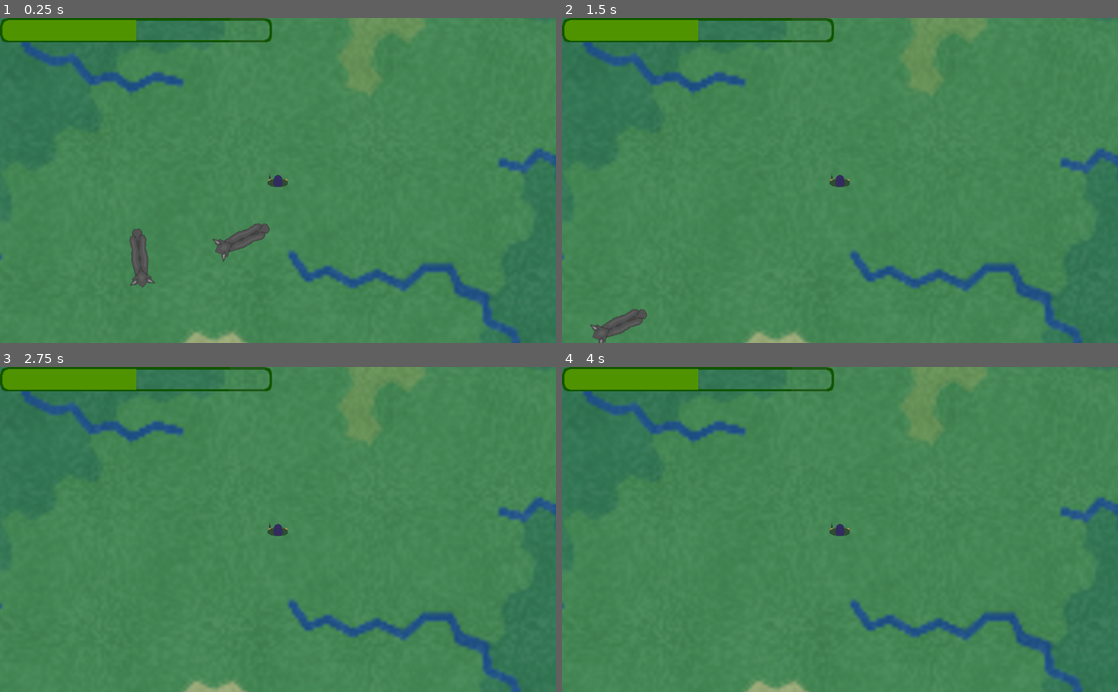
Above: before the commit, frames 1-4 (two rows, left to right).
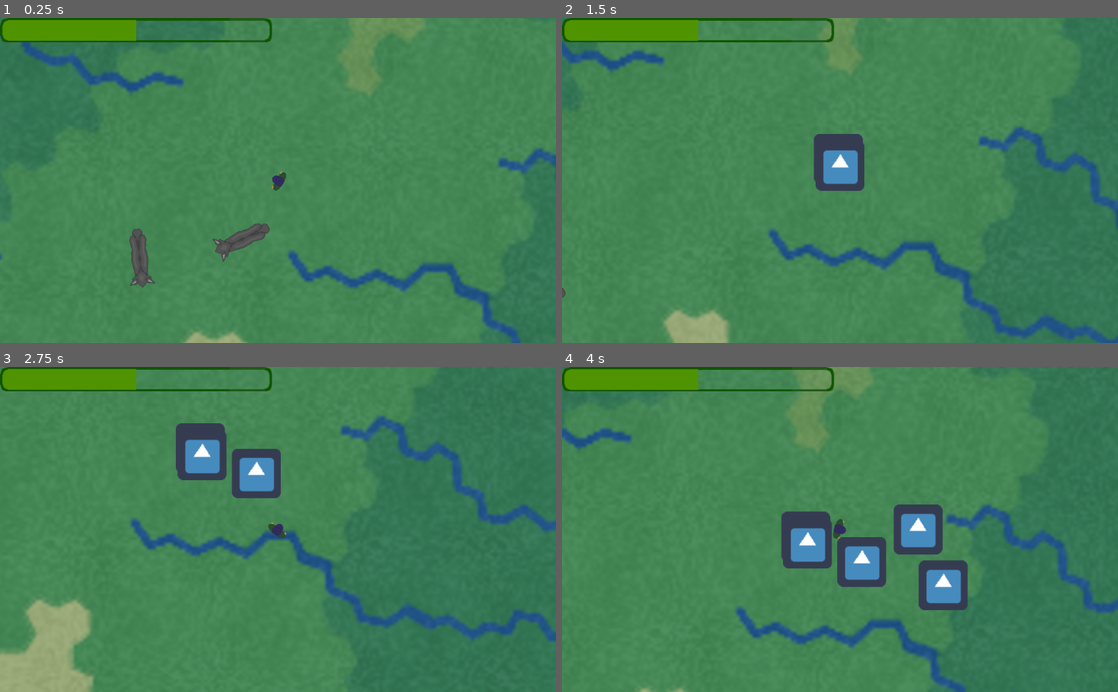
Above: after the commit, the same moments.

Repository: 32BitFlame/capstone-2019
Game: Godot game, scene res://TestRoom.tscn
Two runs of this game, one before a commit and one after it. Both use one fixed random seed, a clock stepped at 60 frames per second and the inputs below. The engine's default icon, where the game draws it, is replaced by a stand-in: a white triangle on a blue panel in a dark square.
Inputs (mouse positions are in pixels of both pictures, inside the frame that each line leads up to):
- Up to frame 1 (0.25 s): no input
- Up to frame 2 (1.5 s): tap Enter (ui_accept) at 0.5, 0.77 s; move the mouse to (962, 164) at 0.52 s; press the mouse at (962, 164) at 0.53 s; hold D (ui_right) 0.53-1.28 s; move the mouse to (728, 196) at 1.27 s; release the mouse at (728, 196) at 1.28 s; hold S (ui_down) from 1.28 s (still down); tap E (get_weapon) at 1.35 s
- Up to frame 3 (2.75 s): tap Enter (ui_accept) at 1.52 s; move the mouse to (333, 458) at 2.02 s; release S (ui_down) at 2.03 s; hold D (ui_right) from 2.03 s (still down); right-click (333, 458) at 2.1 s
- Up to frame 4 (4 s): move the mouse to (812, 594) at 2.77 s; release D (ui_right) at 2.78 s; hold W (ui_up) 2.78-3.53 s; tap Shift (sprint) at 2.85 s; tap Enter (ui_accept) at 3.02, 3.77 s; move the mouse to (1006, 578) at 3.52 s; press the mouse at (1006, 578) at 3.53 s; hold A (ui_left) from 3.53 s (still down)

The runs differ from the first frame. In frame 1, less than 0.1% of the frame differs, in the area x 48-52%, y 47-54%; in frame 2, 12%; in frame 3, 16%, in the area x 0-100%, y 0-100%; in frame 4, 15%.
Error before the commit: Invalid set index 'value' (on base: 'null instance') with value of type 'float'. (res://objects/player.gd:127)

Commit message:
Worked on the bullet
Added a damage amount and introduced the damage method

Diff:
--- a/TestRoom.tscn
+++ b/TestRoom.tscn
@@ -6,9 +6,7 @@
 [ext_resource path="res://Test_Enemy.tscn" type="PackedScene" id=4]
 [ext_resource path="res://Test_Enemy.gd" type="Script" id=5]
 [ext_resource path="res://objects/player.tscn" type="PackedScene" id=6]
-[ext_resource path="res://plr_gui.gd" type="Script" id=7]
-[ext_resource path="res://sprites/GUI_Assets/Health_Bar_Frame.png" type="Texture" id=8]
-[ext_resource path="res://sprites/GUI_Assets/Health_Bar_Fill.png" type="Texture" id=9]
+[ext_resource path="res://plr_gui.tscn" type="PackedScene" id=7]
 
 [node name="TestRoom" type="Node2D"]
 
@@ -50,18 +48,5 @@
 drag_margin_h_enabled = false
 drag_margin_v_enabled = false
 
-[node name="MarginContainer" type="MarginContainer" parent="."]
-margin_left = 810.51
-margin_top = -1984.91
-margin_right = 1832.51
-margin_bottom = -1389.91
-script = ExtResource( 7 )
-
-[node name="Healthbar" type="TextureProgress" parent="MarginContainer"]
-margin_right = 1022.0
-margin_bottom = 595.0
-grow_horizontal = 0
-value = 50.0
-texture_under = ExtResource( 8 )
-texture_progress = ExtResource( 9 )
+[node name="MarginContainer" parent="." instance=ExtResource( 7 )]
 [connection signal="request_completed" from="HTTPRequest" to="HTTPRequest" method="_on_HTTPRequest_request_completed"]
--- a/objects/player.gd
+++ b/objects/player.gd
@@ -124,7 +124,7 @@
 
 
 func _physics_process(delta):
-	healthbar.value = health
+#	healthbar.value = health
 
 	# Rotates to face player
 	look_at(get_global_mouse_position());
--- a/starterGun_bullet.gd
+++ b/starterGun_bullet.gd
@@ -2,7 +2,7 @@
 const speed = 500;
 var velocityVector;
 var started = false;
-
+var damage = 3;
 func StartMovement(x,y,tx, ty):
 	started = true
 	self.position = Vector2(x,y);
@@ -12,4 +12,8 @@
 func _physics_process(delta):
 	if(!started):
 		return
-	move_and_slide(velocityVector)
+	move_and_collide(velocityVector)
+
+func _on_Area2D_body_entered(body):
+	if(body.has_method("damage")):
+		body.damage(damage);
--- a/starterGun_bullet.tscn
+++ b/starterGun_bullet.tscn
@@ -6,6 +6,9 @@
 [sub_resource type="CapsuleShape2D" id=1]
 radius = 3.20806
 height = 0.766819
+
+[sub_resource type="CircleShape2D" id=2]
+radius = 3.52558
 
 [node name="starterGun_bullet" type="KinematicBody2D"]
 collision_layer = 2
@@ -17,3 +20,9 @@
 
 [node name="CollisionShape2D" type="CollisionShape2D" parent="."]
 shape = SubResource( 1 )
+
+[node name="Area2D" type="Area2D" parent="."]
+
+[node name="CollisionShape2D" type="CollisionShape2D" parent="Area2D"]
+shape = SubResource( 2 )
+[connection signal="body_entered" from="Area2D" to="." method="_on_Area2D_body_entered"]
Not shown: 1 places in TestRoom.tscn that only renumber resources
Not shown: 1 places in starterGun_bullet.tscn that only renumber resources
